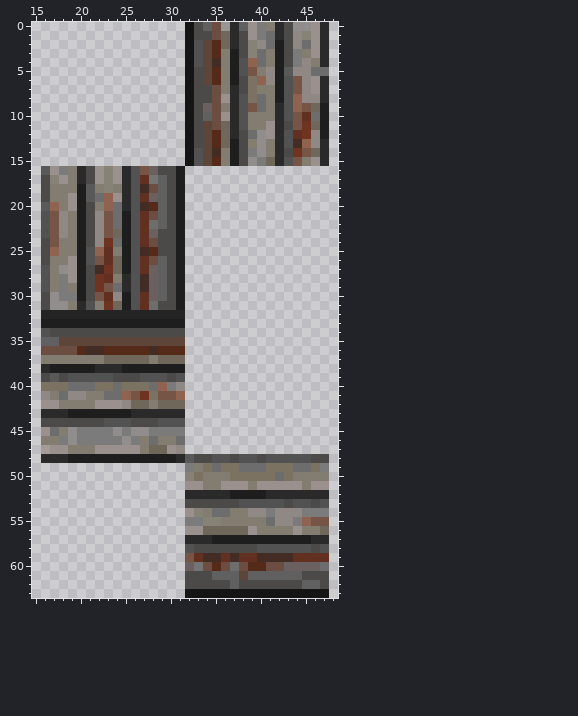
A pixel-art sprite gets an edit: Resources/Textures/Nuclear14/Structures/Walls/wooddark.rsi/wood4.png. The first picture shows the starting point.
The file is 64x64 pixels. Colours within 5 levels of each other are drawn and written as one. Shown: x 15..48, y 0..63.
The result:
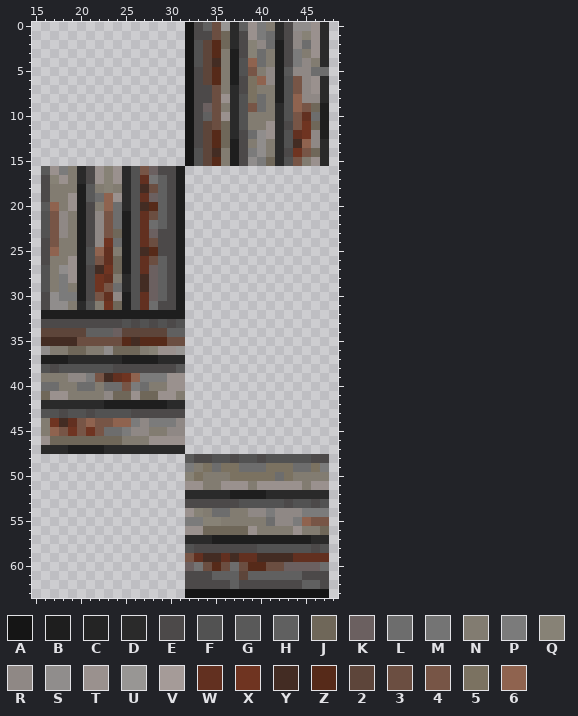
Palette (. is transparent): A #151515  B #1e1e1e  C #242424  D #2a2a2a  E #4c4949  F #525252  G #595959  H #606060  J #6f6759  K #6b6060  L #6d6d6d  M #747474  N #827c71  P #7b7b7b  Q #878276  R #8f8885  S #908d8c  T #9a918e  U #989694  V #a59b98  W #623020  X #6f3421  Y #432c23  Z #562a19  2 #5d453a  3 #6b4e41  4 #775546  5 #7b7261  6 #8f634f
From old to new:
@@ x 15..33 @@
 31 .ESSNDFNXJBFWLEEB..
-32 .CCCCCCCCCCCCCCCC..
-33 .BBBBBBBBBBBBBBBB..
-34 .FEEEEEEEEEEEEEEE..
-35 .HH22222222222222..
-36 .3333ZYYZZZZZYZZZ..
-37 .NNNNNNNJJJJJNJJJ..
-38 .DBBBBBDDDBBBBBBB..
-39 .EGEFFFFFEEEFFFEF..
-40 .555LLL55L555L6PR..
-41 .RNLRRNNLL64X5446..
-42 .TTNNNNTTTRJJNJJJ..
-43 .DDDBBBBBBBDDDDDD..
-44 .EEEEEEEFFFEEEFFF..
-45 .TLNSPPPPSPSSPPPP..
-46 .NNPSPPPPPSPNLNNL..
-47 .VTTNNNTTTTTNJJTR..
-48 .DDDBBBBBBBBBBBBDGE
+32 .BBBBBBBBBBBBBBBB..
+33 .EEEEEEEEEFEFEFEF..
+34 .22222HHHK22222HH..
+35 .YYYY33333ZYZZZ33..
+36 .SNNJJNNSJJJNQTTU..
+37 .BBBDDDDDDBBBBDDD..
+38 .FEFFFFFFEEEEEEEG..
+39 .NNNRRP4YWX6PPPTT..
+40 .LLNNLLNLL4PLNNTT..
+41 .JTTNNNNRJJTJJTTN..
+42 .DDDDDDDBBBBBBBDD..
+43 .FFEFFEFFFFEEEEEE..
+44 .NXYW464466PRPPPR..
+45 .N64X4X4LLPRRNNRR..
+46 .TJJJJJJJJNNNTTTT..
+47 .DDDBBBBDDDDDDDDD..
+48 .................GE
 49 .................PN
Where, in picture pixels (left, top, right, bottom), the same in both pictures:
changed: (41, 310, 185, 463)
